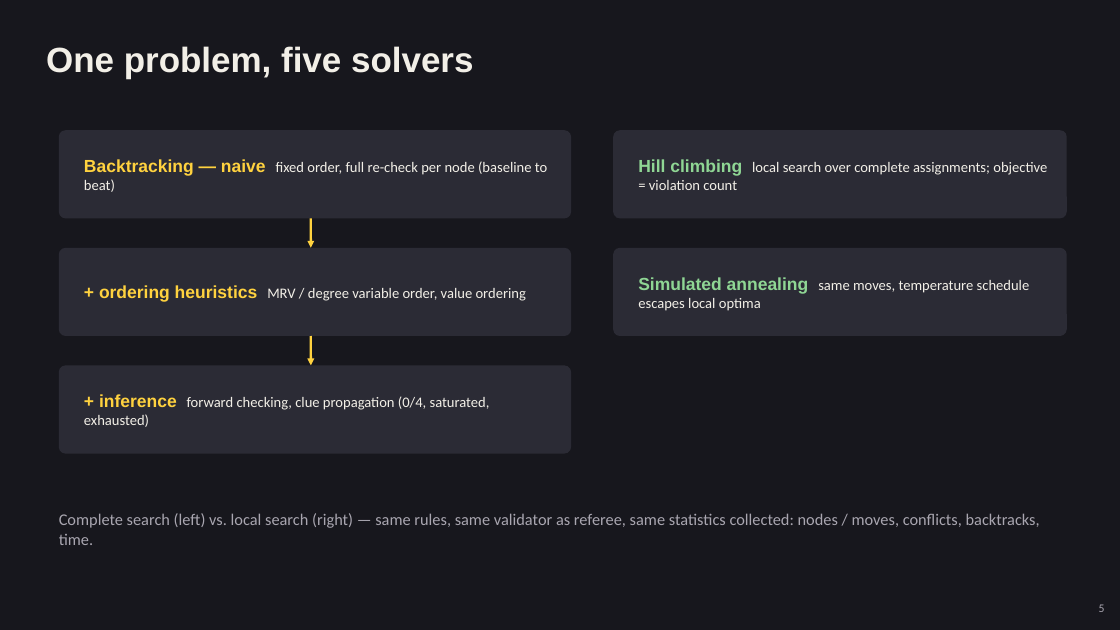
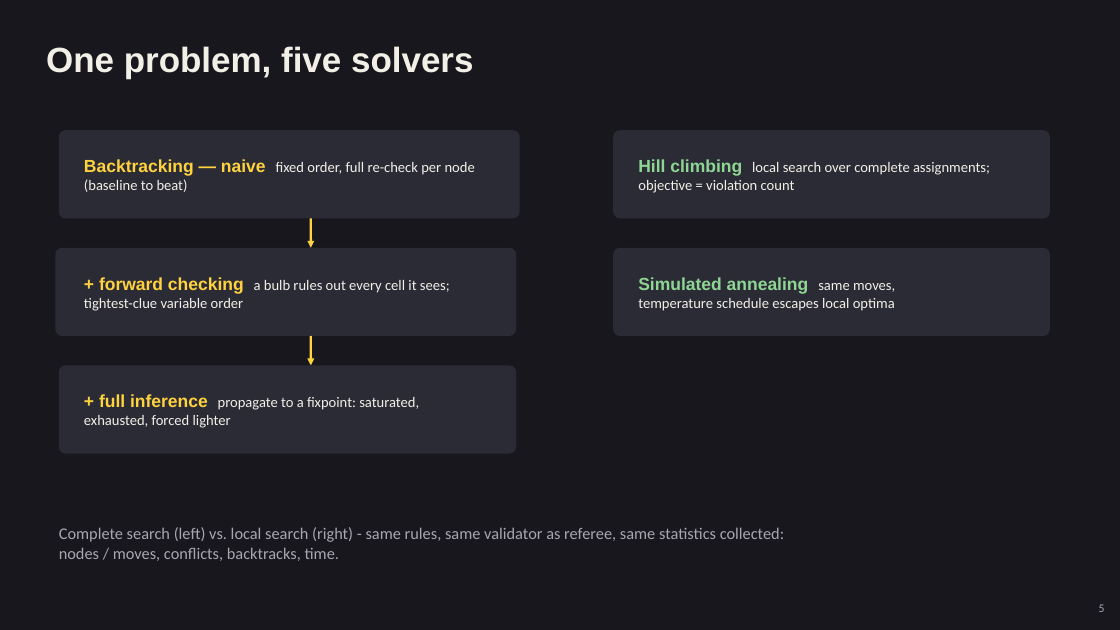
Before and after one commit to AnnieBaghumyan/LightUp, a slide deck: slide 5 of docs/presentation.pptx. Drawn at 1120x630 pixels with LibreOffice and Linux fonts; fonts in the diff are those of the drawing. Boxes give left, top, right and bottom in pixels: in the first picture for what was removed or moved away, otherwise in the second. Text is boxed around its words. In the diff, an @@ line names an element or a change of style, - is before the commit and + after.

```diff
--- a/docs/presentation.pptx
+++ b/docs/presentation.pptx
@@ rounded rectangle: place and size @@
-rounded rectangle at (59,130,571,218)
+rounded rectangle at (59,130,520,218)
@@ rounded rectangle: place and size @@
-rounded rectangle at (613,130,1067,218)
+rounded rectangle at (613,130,1050,218)
@@ text "Hill climbing local search over ..." rewrapped from (638,159,1047,190) to (638,159,990,193) @@
@@ text at (84,159,475,192): text changed @@
-Backtracking — naive fixed order, full re-check per node (baseline to beat)
+Backtracking — naive fixed order, full re-check per node
+(baseline to beat)
@@ rounded rectangle: place and size @@
-rounded rectangle at (59,248,571,336)
+rounded rectangle at (55,248,517,336)
@@ rounded rectangle: place and size @@
-rounded rectangle at (613,248,1067,336)
+rounded rectangle at (613,248,1050,336)
@@ text "Simulated annealing same moves, temperature ..." rewrapped from (638,277,1030,311) to (638,277,895,311) @@
@@ text at (84,277,450,311): text changed @@
-+ ordering heuristics MRV / degree variable order, value ordering
++ forward checking a bulb rules out every cell it sees;
+tightest-clue variable order
@@ rounded rectangle: place and size @@
-rounded rectangle at (59,365,571,454)
+rounded rectangle at (59,365,517,454)
@@ text at (84,394,419,428): text changed @@
-+ inference forward checking, clue propagation (0/4, saturated, exhausted)
++ full inference propagate to a fixpoint: saturated,
+exhausted, forced lighter
@@ text at (59,527,784,561): text changed @@
-Complete search (left) vs. local search (right) — same rules, same validator as referee, same statistics collected: nodes / moves, conflicts, backtracks, time.
+Complete search (left) vs. local search (right) - same rules, same validator as referee, same statistics collected: nodes / moves, conflicts, backtracks, time.
```
Also in this commit, not shown: 8 other slides changed, 1 other file.
